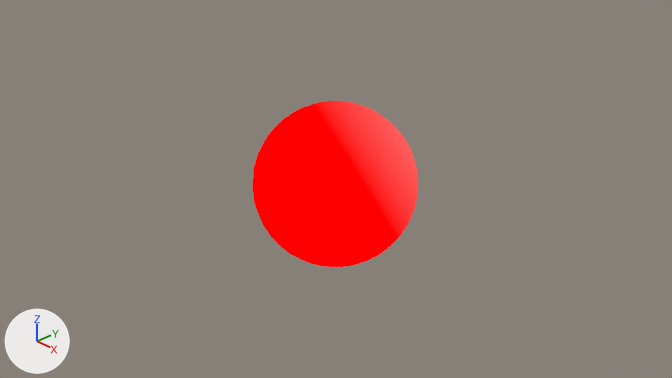
An edit to the Blender file LS Cherry.blend, drawn before and after from the same camera.
One viewpoint serves both versions: the file's camera 'Camera'. Arrows for +X, +Y and +Z are at lower left; the lights stay in place. The picture after the commit comes second.

Script lines for the objects in view, before the commit:
```python
me_sphere = bpy.data.meshes.new('Sphere')
me_sphere.from_pydata(...)  # a UV sphere (32 segments, 16 rings, poles along z) spanning x -1.0..1.0, y -1.0..1.0, z -1.0..1.0
me_sphere.polygons.foreach_set('use_smooth', [True] * 512)
me_sphere.materials.append(mat_lscherry_shader)
ob_cherry = bpy.data.objects.new('Cherry', me_sphere)
ob_cherry.location = (0.0, 0.0, 0.0)
```
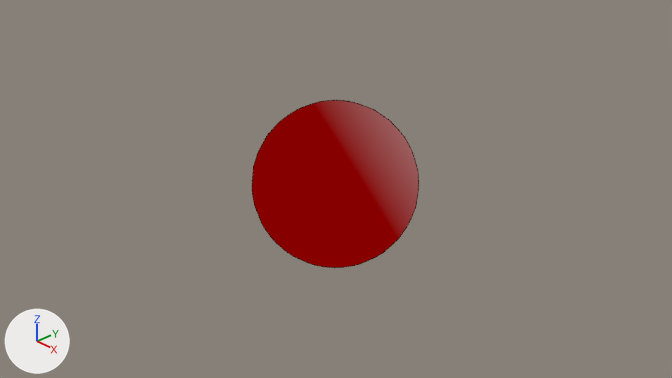
Commit message: Apply materials as assets

Pixel boxes [x1, y1, x2, y2] of what changed, in the pictures (672 x 378 px):
'Cherry', recoloured, modifiers changed (darker): before [252, 101, 418, 267]; after [252, 100, 419, 268]

Patch to the scene script:
```diff
--- a/LS Cherry.blend.py
+++ b/LS Cherry.blend.py
@@ mat_outline @@
+mat_outline = bpy.data.materials.new('Outline')
+# nodes: BsdfTransparent, Emission, MixShader, NewGeometry, OutputMaterial, Value
+# colours: dark red #300f07
@@ me_sphere @@
 me_sphere.from_pydata(...)  # 482 vertices, 512 faces; spans x -1.0..1.0, y -1.0..1.0, z -1.0..1.0
 me_sphere.materials.append(mat_lscherry_shader)
+me_sphere.materials.append(mat_outline)
+me_sphere.materials.append(mat_hi3_package)  # white #e7e7e7
+me_sphere.materials.append(mat_post_production_colorfilter)  # white #e7e7e7
+me_sphere.materials.append(mat_combiner_combiner)  # white #e7e7e7
+me_sphere.materials.append(mat_seperator_convertor)  # white #e7e7e7
+me_sphere.materials.append(mat_bnodes_limiter)  # white #e7e7e7
+me_sphere.materials.append(mat_bnodes_logic)  # white #e7e7e7
+me_sphere.materials.append(mat_seperator_numberholder)  # white #e7e7e7
+me_sphere.materials.append(mat_post_production_postproduction)  # white #e7e7e7
+me_sphere.materials.append(mat_seperator_seperator)  # white #e7e7e7
+me_sphere.materials.append(mat_procedural_stylizedfresnel)  # white #e7e7e7
+me_sphere.materials.append(mat_core_toondiffuse)  # white #e7e7e7
+me_sphere.materials.append(mat_core_toondot)  # white #e7e7e7
+me_sphere.materials.append(mat_ramp_style_toonstyle)  # white #e7e7e7
@@ ob_cherry @@
 ob_cherry.location = (0.0, 0.0, 0.0)
+_m = ob_cherry.modifiers.new('Outline', 'SOLIDIFY')
+_m.thickness = -0.01
+_m.material_offset = 1
+_m.use_flip_normals = True
```
